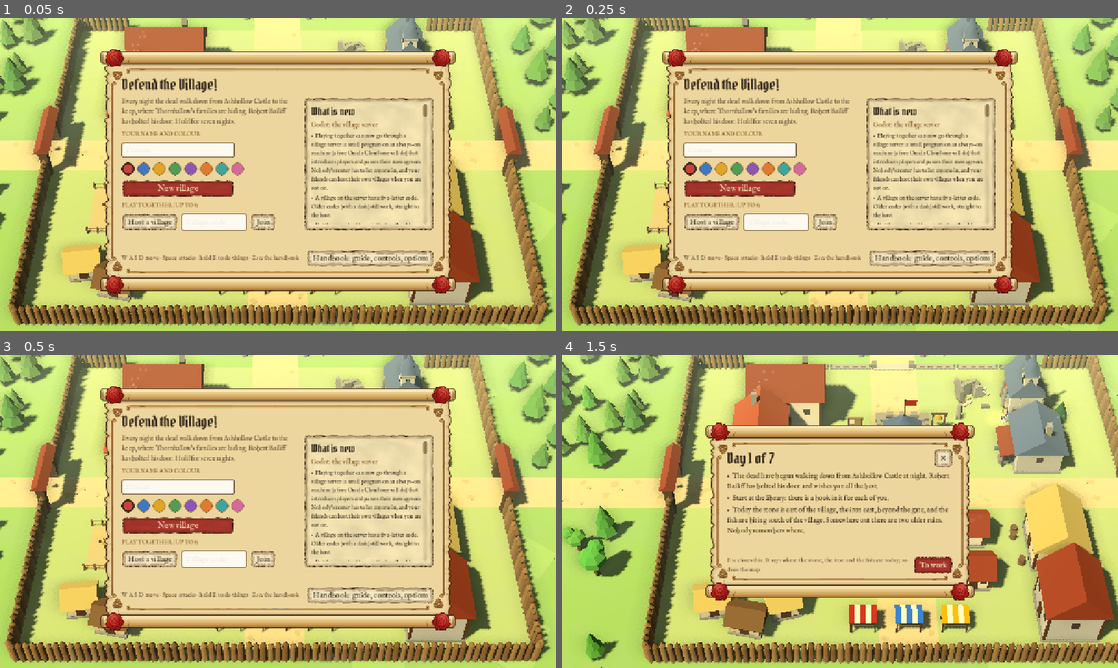
Above: before the commit, frames 1-4 (two rows, left to right).
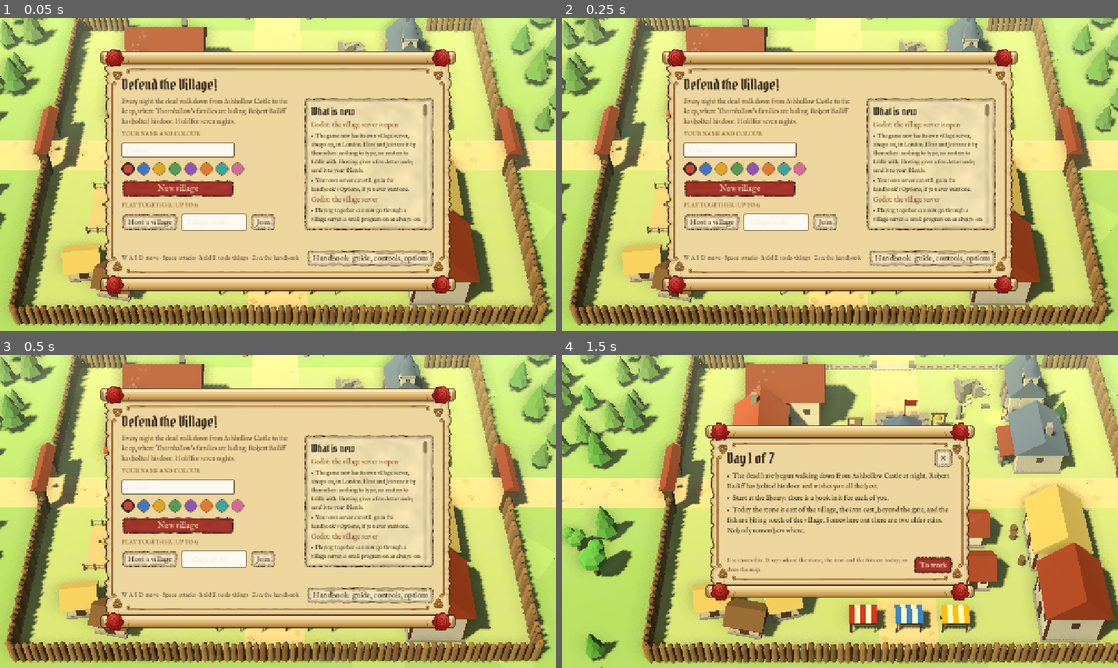
Above: after the commit, the same moments.

Repository: wijji551/Peasant
Game: Godot game, scene res://main.tscn
The game is run twice, just before and just after one commit, with the same random seed, the same clock (stepped at 60 frames per second) and the same inputs.
Inputs (mouse positions are in pixels of both pictures, inside the frame that each line leads up to):
- Up to frame 1 (0.05 s): no input
- Up to frame 2 (0.25 s): no input
- Up to frame 3 (0.5 s): no input
- Up to frame 4 (1.5 s): click (739, 486) at 0.52 s; type "12" at 0.6 s; click (773, 558) at 0.75 s; type "12" at 0.83 s; click "New village" at 1.25 s

The runs differ from the first frame. In frame 1, 1.9% of the frame differs, in the area x 56-77%, y 31-66%; in frame 2, 1.9%; in frame 3, 1.9%; in frame 4, nothing differs.

Commit message:
Village server live on Oracle: make it the game's default relay; guide lessons
Co-Authored-By: Claude Opus 5.5 <noreply@anthropic.com>
Claude-Session: https://claude.ai/code/session_0127ch6RhnT9vEw8CHVcQaBs

Diff:
--- a/godot/scripts/net/net.gd
+++ b/godot/scripts/net/net.gd
@@ -19,7 +19,7 @@
 const RELAY_PORT := 24566
 ## The village server (relay) everyone uses unless the options say otherwise: "address" or "address:port".
 ## Empty: no server, and hosting is direct (the host's router has to let friends in).
-const DEFAULT_RELAY := ""
+const DEFAULT_RELAY := "132.145.58.190"
 const MAX_PLAYERS := 8
 const SEND_RATE := 1.0 / 12.0
 const INPUT_RATE := 1.0 / 15.0
--- a/godot/scripts/ui/menus.gd
+++ b/godot/scripts/ui/menus.gd
@@ -15,6 +15,10 @@
 ]
 
 const CHANGES := [
+	["Godot: the village server is open", [
+		"The game now has its own village server, always on, in London. Host and Join use it by themselves: nothing to type, no routers to fiddle with. Hosting gives a five-letter code; send it to your friends.",
+		"Your own server can still go in the handbook's Options, if you ever want one.",
+	]],
 	["Godot: the village server", [
 		"Playing together can now go through a village server: a small program on an always-on machine (a free Oracle Cloud one will do) that introduces players and passes their messages on. Nobody's router has to let anyone in, and your friends can host their own villages when you are not on.",
 		"A village on the server has a five-letter code. Older codes (with a dash) still work, straight to the host.",
Not shown, changed: relay/README.md
Not shown, changed: relay/cloud-init.sh
